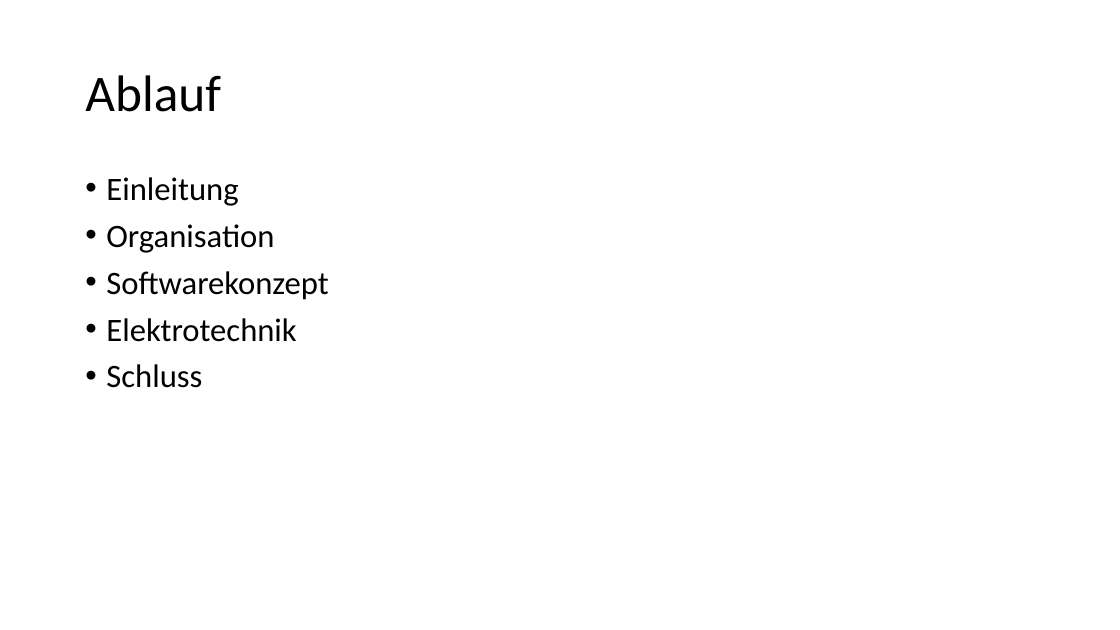
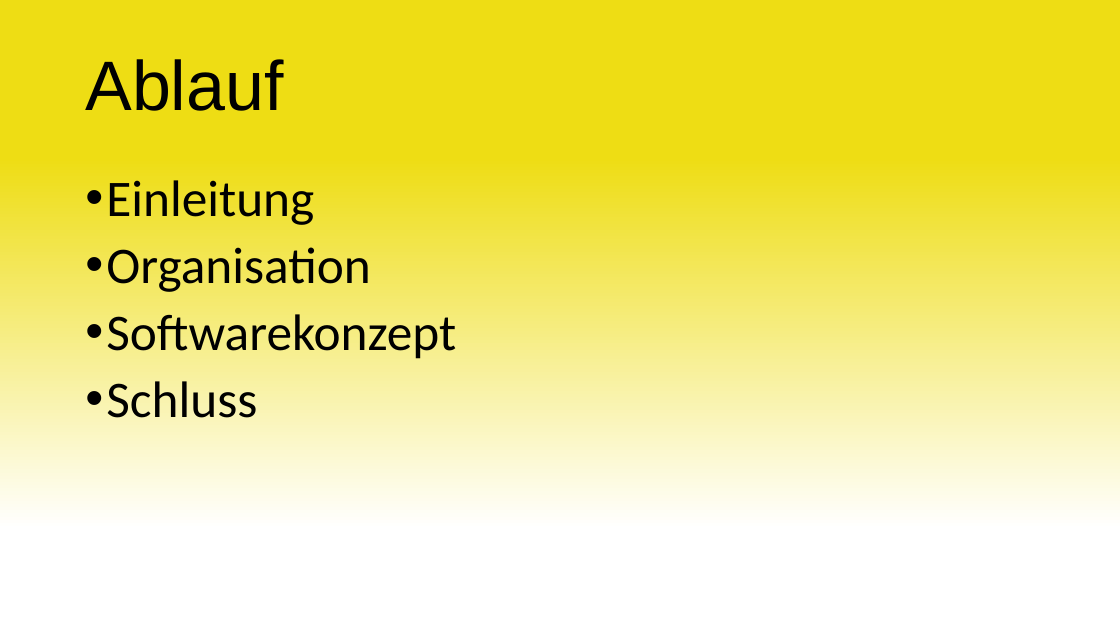
Before and after one commit to Swissmade41/EMI-Filter, a slide deck: slide 2 of Präsentation/Zwischenpräsentation.pptx. Drawn at 1120x630 pixels with LibreOffice and Linux fonts; fonts in the diff are those of the drawing. Boxes give left, top, right and bottom in pixels: in the first picture for what was removed or moved away, otherwise in the second. Text is boxed around its words. In the diff, an @@ line names an element or a change of style, - is before the commit and + after.

```diff
--- a/Präsentation/Zwischenpräsentation.pptx
+++ b/Präsentation/Zwischenpräsentation.pptx
@@ background #FFFFFF to gradient #FFFFFF to #EEDD14 @@
@@ title "Ablauf": place and size @@
-title "Ablauf" at bbox=[85, 75, 221, 112]
+title "Ablauf" at bbox=[85, 59, 283, 111]
@@ title "Ablauf" at bbox=[85, 59, 283, 111]: size 44 to 60 pt, font Calibri to Arial @@
@@ text "Einleitung" at bbox=[106, 180, 456, 418]: size 28 to 44 pt @@
@@ text at bbox=[106, 318, 296, 342]: paragraph removed @@
-• Elektrotechnik
```
Also in this commit, not shown: 5 other slides changed, 1 slide added.
